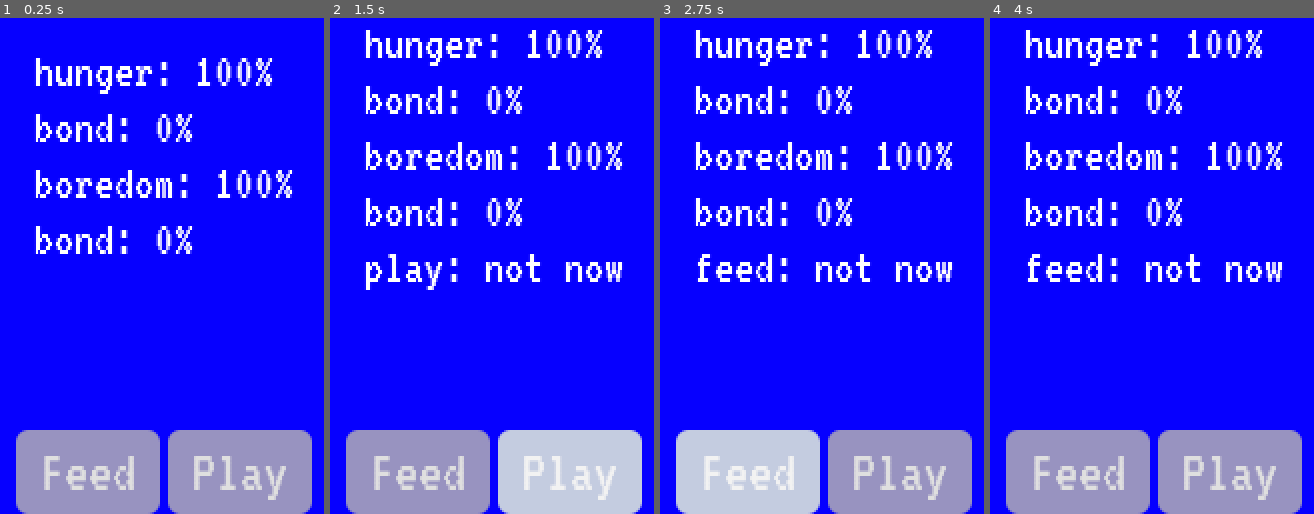
Above: before the commit, frames 1-4 (left to right).
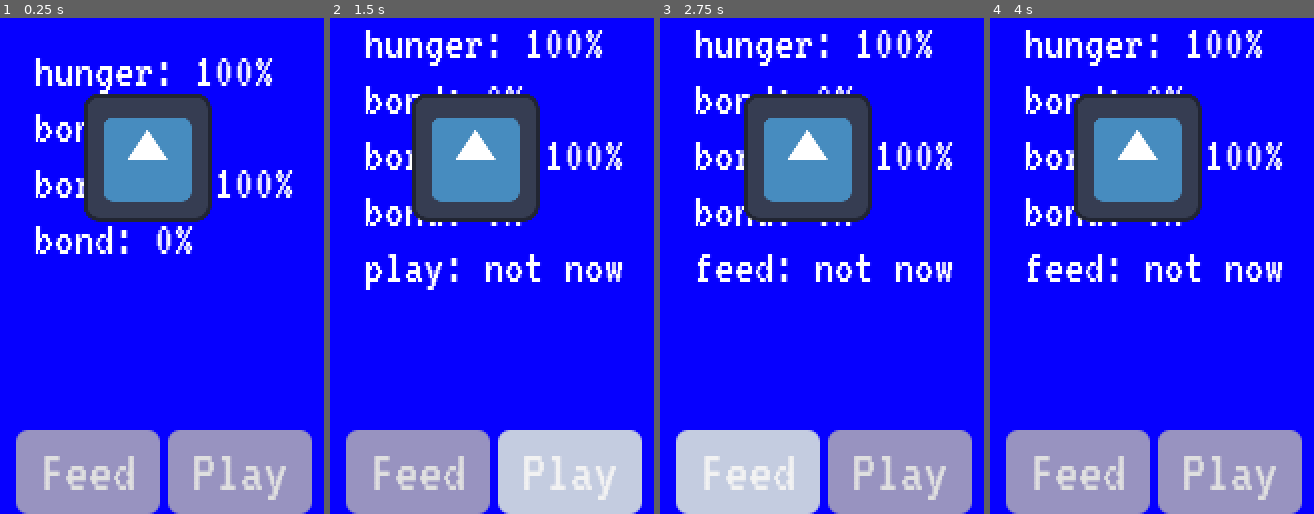
Above: after the commit, the same moments.

Repository: JeremyMarkWilcox/Pet-Game
Game: Godot game, scene res://game/game.tscn
Two runs of this game, one before a commit and one after it. Both use one fixed random seed, a clock stepped at 60 frames per second and the inputs below. The engine's default icon, where the game draws it, is replaced by a stand-in: a white triangle on a blue panel in a dark square. Sound files missing from this copy of the repository are replaced by a short silence.
Inputs (mouse positions are in pixels of both pictures, inside the frame that each line leads up to):
- Up to frame 1 (0.25 s): no input
- Up to frame 2 (1.5 s): click "Play" at 0.5 s; click "Play" at 1.25 s
- Up to frame 3 (2.75 s): click "Feed" at 2 s
- Up to frame 4 (4 s): tap Enter at 2.75 s; move the mouse to (outside the picture) at 2.77 s; hold Right (ui_right) 2.78-3.53 s; click (outside the picture) at 2.92 s; tap Space at 3.5 s; move the mouse to (outside the picture) at 3.52 s; hold Down (ui_down) from 3.53 s (still down); click (outside the picture) at 3.67 s

The runs differ from the first frame. In frame 1, 10% of the frame differs, in the area x 25-66%, y 15-42%; in frame 2, 10%; in frame 3, 10%; in frame 4, 10%.

Commit message:
Added pet and bubble

Diff:
--- a/game/game.tscn
+++ b/game/game.tscn
@@ -16,6 +16,7 @@
 [ext_resource type="Script" uid="uid://yy1usu1mpmia" path="res://game/pet/needs/needs_debug_label.gd" id="8_ee6o4"]
 [ext_resource type="PackedScene" uid="uid://cniox0c88ga5l" path="res://core/ui/controls_menu.tscn" id="8_wmqhs"]
 [ext_resource type="Script" uid="uid://brts7u4aslwat" path="res://game/pet/action_button.gd" id="9_hb504"]
+[ext_resource type="PackedScene" uid="uid://n7uv2aldgp81" path="res://game/pet/pet/pet.tscn" id="10_4cobl"]
 
 [node name="Game" type="Control" unique_id=670230050 node_paths=PackedStringArray("pause_menu", "needs_system")]
 layout_mode = 3
@@ -71,6 +72,14 @@
 needs_system = NodePath("../Systems/NeedsSystem")
 bond_system = NodePath("../Systems/BondSystem")
 
+[node name="Pet" parent="." unique_id=827091713 node_paths=PackedStringArray("needs_system") instance=ExtResource("10_4cobl")]
+layout_mode = 1
+offset_left = 280.0
+offset_top = 150.0
+offset_right = -296.0
+offset_bottom = -146.0
+needs_system = NodePath("../Systems/NeedsSystem")
+
 [node name="ActionBar" type="HBoxContainer" parent="." unique_id=1372412126]
 layout_mode = 1
 anchors_preset = 7
--- /dev/null
+++ b/game/pet/pet.gd
@@ -0,0 +1,71 @@
+class_name Pet
+extends Control
+## The pet on screen: shows which need it's asking for and reacts to actions.
+
+@export var needs_system: NeedsSystem
+@export var body: Control ## The art; this is what hops and shakes
+@export var need_bubble: Control
+@export var need_icon: TextureRect
+@export var need_label: Label ## Placeholder until need icons exist
+
+var _body_rest := Vector2.ZERO
+var _reaction_tween: Tween
+
+
+func _ready() -> void:
+	_body_rest = body.position
+	needs_system.need_changed.connect(_on_need_changed)
+	needs_system.action_handled.connect(_on_action_handled)
+	_update_bubble()
+
+
+func _on_need_changed(_id: StringName, _value: float) -> void:
+	_update_bubble()
+
+
+func _update_bubble() -> void:
+	var need := _get_most_urgent_need()
+	need_bubble.visible = need != null
+	if need:
+		need_icon.texture = need.icon
+		need_label.text = String(need.id) if need.icon == null else ""
+
+
+## The requested need with the lowest value, or null if the pet is content.
+func _get_most_urgent_need() -> NeedData:
+	var urgent: NeedData = null
+	for need in needs_system.needs:
+		if not needs_system.is_requesting(need.id):
+			continue
+		if urgent == null or needs_system.get_value(need.id) < needs_system.get_value(urgent.id):
+			urgent = need
+	return urgent
+
+
+func _on_action_handled(_action_id: StringName, accepted: bool) -> void:
+	if accepted:
+		_play_happy()
+	else:
+		_play_refuse()
+
+
+func _play_happy() -> void:
+	var tween := _start_reaction()
+	tween.tween_property(body, "position:y", _body_rest.y - 8.0, 0.12) \
+			.set_trans(Tween.TRANS_QUAD).set_ease(Tween.EASE_OUT)
+	tween.tween_property(body, "position:y", _body_rest.y, 0.25) \
+			.set_trans(Tween.TRANS_BOUNCE).set_ease(Tween.EASE_OUT)
+
+
+func _play_refuse() -> void:
+	var tween := _start_reaction()
+	for offset: float in [-3.0, 3.0, -2.0, 0.0]:
+		tween.tween_property(body, "position:x", _body_rest.x + offset, 0.05)
+
+
+func _start_reaction() -> Tween:
+	if _reaction_tween:
+		_reaction_tween.kill()
+	body.position = _body_rest
+	_reaction_tween = create_tween()
+	return _reaction_tween
--- /dev/null
+++ b/game/pet/pet/pet.tscn
@@ -0,0 +1,50 @@
+[gd_scene format=3 uid="uid://n7uv2aldgp81"]
+
+[ext_resource type="Script" uid="uid://c2t5l6qc2i6ht" path="res://game/pet/pet.gd" id="1_c730y"]
+[ext_resource type="Texture2D" uid="uid://dcp3bx36qcs6q" path="res://icon.svg" id="2_mnxcp"]
+
+[node name="Pet" type="Control" unique_id=827091713 node_paths=PackedStringArray("body", "need_bubble", "need_icon", "need_label")]
+layout_mode = 3
+anchors_preset = 15
+anchor_right = 1.0
+anchor_bottom = 1.0
+offset_right = -576.0
+offset_bottom = -296.0
+grow_horizontal = 2
+grow_vertical = 2
+script = ExtResource("1_c730y")
+body = NodePath("Body")
+need_bubble = NodePath("NeedBubble")
+need_icon = NodePath("NeedBubble/HBoxContainer/NeedIcon")
+need_label = NodePath("NeedBubble/HBoxContainer/NeedLabel")
+
+[node name="Body" type="TextureRect" parent="." unique_id=7888621]
+layout_mode = 1
+anchors_preset = 15
+anchor_right = 1.0
+anchor_bottom = 1.0
+grow_horizontal = 2
+grow_vertical = 2
+mouse_filter = 2
+texture = ExtResource("2_mnxcp")
+expand_mode = 1
+stretch_mode = 5
+
+[node name="NeedBubble" type="PanelContainer" parent="." unique_id=1303400524]
+layout_mode = 0
+offset_left = 10.0
+offset_top = -45.0
+offset_right = 50.0
+offset_bottom = -5.0
+mouse_filter = 2
+
+[node name="HBoxContainer" type="HBoxContainer" parent="NeedBubble" unique_id=256542882]
+layout_mode = 2
+
+[node name="NeedIcon" type="TextureRect" parent="NeedBubble/HBoxContainer" unique_id=1853013214]
+custom_minimum_size = Vector2(16, 16)
+layout_mode = 2
+expand_mode = 1
+
+[node name="NeedLabel" type="Label" parent="NeedBubble/HBoxContainer" unique_id=1143470890]
+layout_mode = 2
Not shown, added: game/pet/pet.gd.uid
